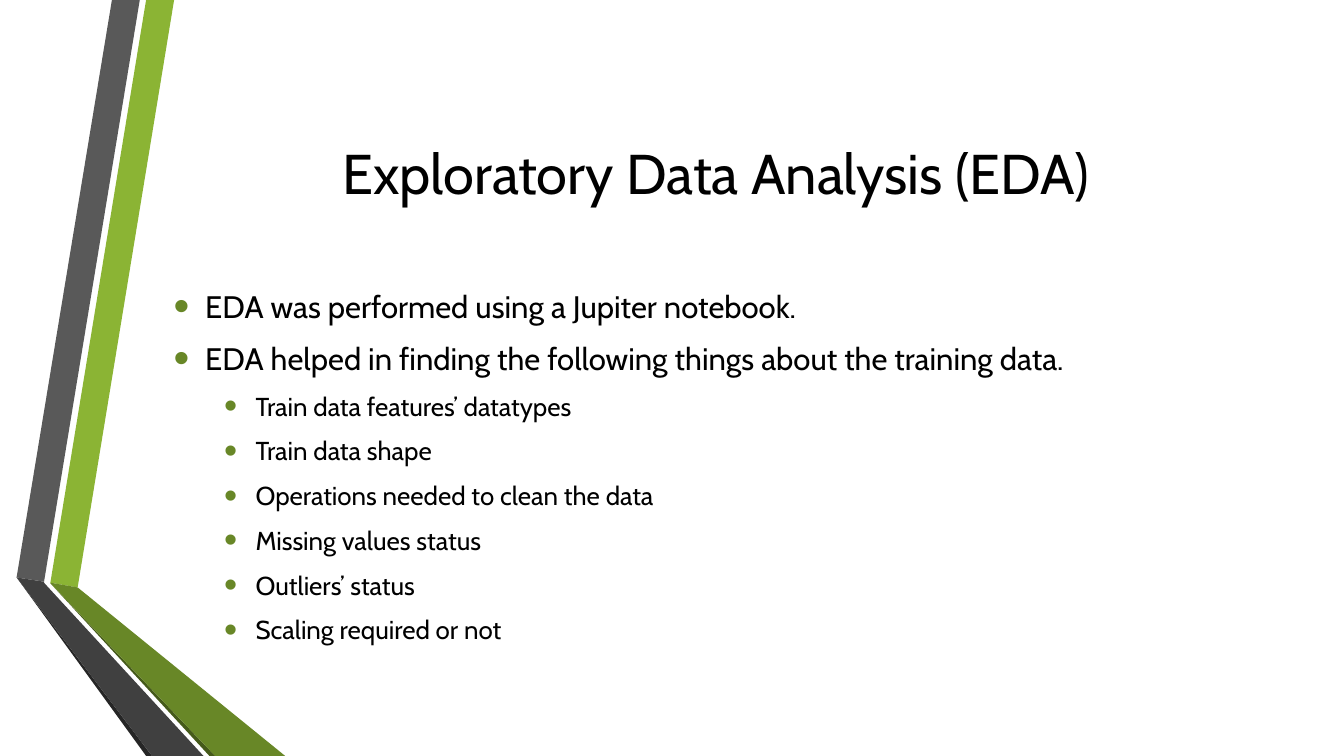
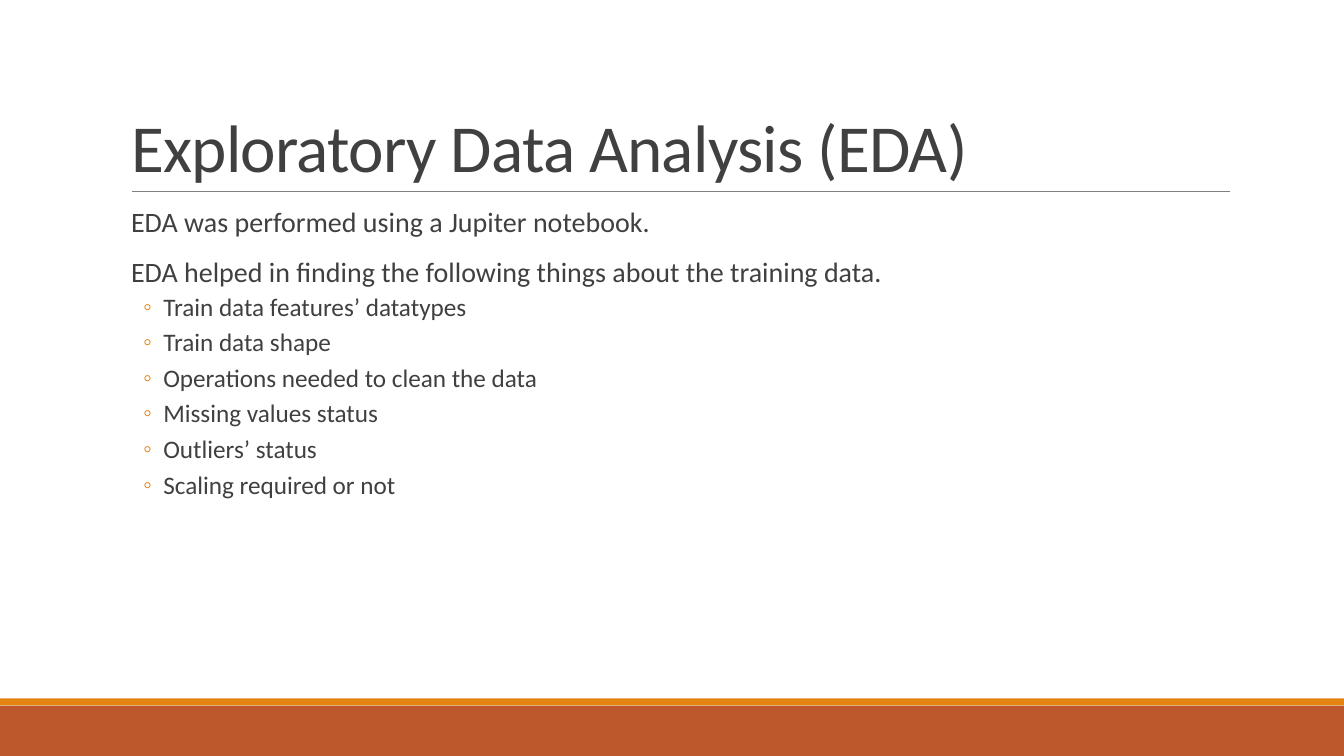
Before and after one commit to spyder123/Thyroid_Disease_Detection, a slide deck: slide 4 of docs/Detail Project Report (DPR).pptx. Drawn at 1344x756 pixels with LibreOffice and Linux fonts; fonts in the diff are those of the drawing; background and template pictures are left out. Boxes give left, top, right and bottom in pixels: in the first picture for what was removed or moved away, otherwise in the second. Text is boxed around its words. In the diff, an @@ line names an element or a change of style, - is before the commit and + after.

```diff
--- a/docs/Detail Project Report (DPR).pptx
+++ b/docs/Detail Project Report (DPR).pptx
@@ title "Exploratory Data Analysis (EDA)": place and size @@
-title "Exploratory Data Analysis (EDA)" at bbox=[342, 152, 1090, 207]
+title "Exploratory Data Analysis (EDA)" at bbox=[131, 123, 967, 183]
@@ title "Exploratory Data Analysis (EDA)" at bbox=[131, 123, 967, 183]: size 40 to 48 pt, font Cabin to Calibri, text colour #000000 to #404040, letter spacing 0 to -0.5 pt; alignment centre to left; line spacing 1 to 0.85; vertical alignment middle to bottom @@
@@ text "EDA was performed using a ...": place and size @@
-text "EDA was performed using a ..." at bbox=[205, 294, 1064, 645]
+text "EDA was performed using a ..." at bbox=[131, 212, 881, 499]
@@ text "EDA was performed using a ..." at bbox=[131, 212, 881, 499]: size 22.2 to 20 pt in "EDA was performed using a Jupiter notebook.", "EDA helped in finding the following things ..."; font Cabin to Calibri, text colour #000000 to #404040; size 18.5 to 18 pt in "Train data features’ datatypes", "Train data shape", "Operations needed to clean the data", "Missing values status" and 2 more places; bullet • to  ; line spacing 1 to 0.9; more space between paragraphs; bullet colour #688727 to #E48312; bullet • to ◦; less space between paragraphs; vertical alignment middle to top @@
@@ line added from (132, 192) to (1231, 192), #808080 0.5 pt @@
@@ group removed at bbox=[16, 0, 285, 756]: 6 freeform shapes @@
@@ rectangle added at bbox=[0, 706, 1344, 756], fill #BD582C @@
@@ rectangle added at bbox=[0, 699, 1344, 706], fill #E48312 @@
```
Also in this commit, not shown: 14 other slides changed, 3 other files.
